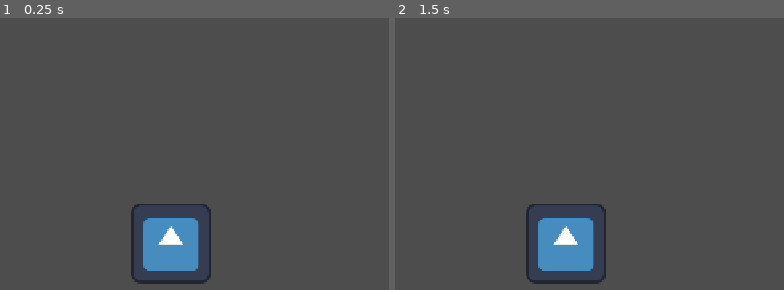
Above: before the commit, frames 1-2 (left to right).
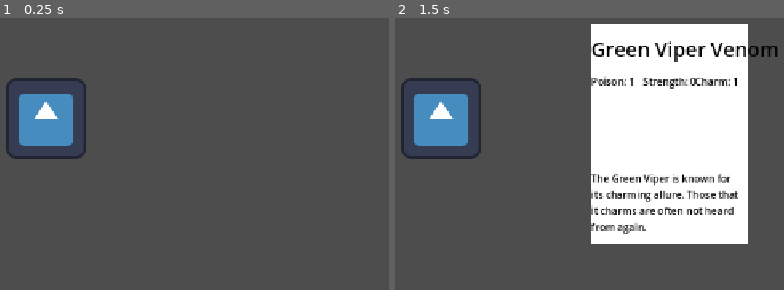
Above: after the commit, the same moments.

Repository: Novali91/Snakeeyes
Game: Godot game, scene res://09_Test/JOEYTEST.tscn
Same seed, same stepped clock (60 frames per second), same inputs: the game is played once before the commit and once after it. This scene is started directly instead of the project's main scene. The engine's default icon, where the game draws it, is replaced by a stand-in: a white triangle on a blue panel in a dark square.
Inputs (mouse positions are in pixels of both pictures, inside the frame that each line leads up to):
- Up to frame 1 (0.25 s): no input
- Up to frame 2 (1.5 s): tap Enter at 0.5 s; move the mouse to (566, 243) at 0.52 s; hold Right (right) 0.53-1.28 s; click (566, 243) at 0.67 s; tap Space at 1.25 s; hold Left (left) from 1.28 s (still down); click (566, 243) at 1.42 s

The runs differ from the first frame. In frame 1, 7.1% of the frame differs, in the area x 1-55%, y 22-98%; in frame 2, 39%, in the area x 1-99%, y 2-98%.
Error before the commit: Invalid access to property or key 'drink_name' on a base object of type 'Nil'. (res://01_Managers/05_Tooltip_Manager/tooltip.gd:102)

Commit message:
Tooltips finished for prototype

Diff:
--- a/01_Managers/05_Tooltip_Manager/tooltip.gd
+++ b/01_Managers/05_Tooltip_Manager/tooltip.gd
@@ -19,10 +19,10 @@
 
 # Math stuff
 ## Question: Does tooltip appearing over sprite seem bad? Should buffer always push it off?
-var buffer: Vector2 = Vector2(40, 40)
+var buffer: Vector2 = Vector2(40, 0)
 
 ## Set this when we get actual sprite size for the tooltip (currently placeholder)
-var sprite_size: Vector2 = Vector2(64, 128)
+var sprite_size: Vector2 = Vector2(250, 350)
 
 ## References for instantiating values:
 @onready var name_label: Label = $Name
@@ -35,7 +35,7 @@
 ## Assuming viewport size does NOT change midgame (idk if it can or not)
 @onready var viewport_size: Vector2 = get_viewport_rect().size
 
-func _physics_tick() -> void:
+func _physics_process(delta: float) -> void:
 	# Not visible means it doesn't do stuff!
 	if !is_active:
 		pass
@@ -58,16 +58,16 @@
 	match position_spot:
 		TOP_RIGHT:
 			return Vector2(viewport_position.x+mouse_position.x+buffer.x,\
-			viewport_position.y - mouse_position.y - buffer.y - sprite_size.y)
+			viewport_position.y + mouse_position.y - buffer.y - sprite_size.y)
 		TOP_LEFT:
 			return Vector2(viewport_position.x+mouse_position.x-buffer.x-sprite_size.x,\
-			viewport_position.y - mouse_position.y - buffer.y - sprite_size.y)
+			viewport_position.y + mouse_position.y - buffer.y - sprite_size.y)
 		BOTTOM_RIGHT:
 			return Vector2(viewport_position.x+mouse_position.x+buffer.x,\
-			viewport_position.y - mouse_position.y + buffer.y)
+			viewport_position.y + mouse_position.y + buffer.y)
 		BOTTOM_LEFT:
 			return Vector2(viewport_position.x+mouse_position.x-buffer.x-sprite_size.x,\
-			viewport_position.y - mouse_position.y + buffer.y)
+			viewport_position.y + mouse_position.y + buffer.y)
 
 	return Vector2.ZERO
 
@@ -76,13 +76,13 @@
 # Priority order: top right > top left > bottom right > bottom left
 func get_spot(mouse_position: Vector2) -> int:
 	if (mouse_position.x + (2*buffer.x) + sprite_size.x) <= viewport_size.x && \
-	(mouse_position.y - (2*buffer.y) - sprite_size.y) >= viewport_size.y:
+	(mouse_position.y - (buffer.y) + sprite_size.y) >= viewport_size.y:
 		return TOP_RIGHT
-	elif (mouse_position.x - (2*buffer.x) - sprite_size.x) >= viewport_size.x && \
-	(mouse_position.y - (2*buffer.y) - sprite_size.y) >= viewport_size.y:
+	elif (mouse_position.x - (2*buffer.x) - sprite_size.x) >= 0 && \
+	(mouse_position.y - (buffer.y) + sprite_size.y) >= viewport_size.y:
 		return TOP_LEFT
 	elif (mouse_position.x + (2*buffer.x) + sprite_size.x) <= viewport_size.x && \
-	(mouse_position.y + (2*buffer.y) + sprite_size.y) <= viewport_size.y:
+	(mouse_position.y + (buffer.y) - sprite_size.y) <= viewport_size.y:
 		return BOTTOM_RIGHT
 	else:
 		return BOTTOM_LEFT
@@ -90,11 +90,24 @@
 func activate() -> void:
 	is_active = true
 	tooltip_sprite.visible = true
+	name_label.visible = true
+	desc_label.visible = true
+	flavour_label.visible = true
+	poison_label.visible=true
+	strength_label.visible = true
+	charm_label.visible = true
 	pass
 
 func deactivate() -> void:
 	is_active = false
 	tooltip_sprite.visible = false
+	tooltip_sprite.visible = false
+	name_label.visible = false
+	desc_label.visible = false
+	flavour_label.visible = false
+	poison_label.visible=false
+	strength_label.visible = false
+	charm_label.visible = false
 	pass
 
 ## Used to instantiate the values in the tooltip descriptions using the drink/snake resource
--- a/01_Managers/05_Tooltip_Manager/tooltip.tscn
+++ b/01_Managers/05_Tooltip_Manager/tooltip.tscn
@@ -15,8 +15,14 @@
 font_size = 32
 font_color = Color(0, 0, 0, 1)
 
+[sub_resource type="LabelSettings" id="LabelSettings_mnr5o"]
+font_size = 20
+font_color = Color(0, 0, 0, 1)
+
+[sub_resource type="LabelSettings" id="LabelSettings_ptalj"]
+font_color = Color(0, 0, 0, 1)
+
 [sub_resource type="LabelSettings" id="LabelSettings_5gy0h"]
-font_size = 24
 font_color = Color(0, 0, 0, 1)
 
 [sub_resource type="LabelSettings" id="LabelSettings_7m7g2"]
@@ -29,11 +35,13 @@
 script = ExtResource("1_vrqg4")
 metadata/_custom_type_script = "uid://40gxy6hwhljv"
 
-[node name="Sprite2D" type="Sprite2D" parent="." unique_id=236172529]
+[node name="TooltipSprite" type="Sprite2D" parent="." unique_id=236172529]
+visible = false
 position = Vector2(125, 175)
 texture = SubResource("GradientTexture2D_o8cfu")
 
 [node name="Name" type="Label" parent="." unique_id=116263010]
+visible = false
 offset_right = 250.0
 offset_bottom = 80.0
 label_settings = SubResource("LabelSettings_8dqle")
@@ -41,30 +49,38 @@
 vertical_alignment = 1
 
 [node name="Description" type="Label" parent="." unique_id=1310774327]
+visible = false
 offset_top = 110.0
 offset_right = 250.0
 offset_bottom = 225.0
+label_settings = SubResource("LabelSettings_mnr5o")
+autowrap_mode = 3
 
 [node name="FlavourText" type="Label" parent="." unique_id=1793526735]
+visible = false
 offset_top = 235.0
 offset_right = 250.0
 offset_bottom = 350.0
+label_settings = SubResource("LabelSettings_ptalj")
+autowrap_mode = 3
 
 [node name="Poison" type="Label" parent="." unique_id=666007147]
+visible = false
 offset_top = 80.0
 offset_right = 83.0
 offset_bottom = 110.0
 label_settings = SubResource("LabelSettings_5gy0h")
 
 [node name="Strength" type="Label" parent="." unique_id=2072668975]
+visible = false
 offset_left = 83.0
 offset_top = 80.0
 offset_right = 166.0
 offset_bottom = 110.0
 label_settings = SubResource("LabelSettings_7m7g2")
-vertical_alignment = 1
 
 [node name="Charm" type="Label" parent="." unique_id=1096266287]
+visible = false
 offset_left = 166.0
 offset_top = 80.0
 offset_right = 249.0
--- a/01_Managers/05_Tooltip_Manager/tooltip_manager.gd
+++ b/01_Managers/05_Tooltip_Manager/tooltip_manager.gd
@@ -35,11 +35,22 @@
 func child_hovered(child: DeckItem) -> void:
 	all_hovered.push_back(child)
 	## Check if it's higher in scene tree than cur_hovered (or if nothing hovered)
-	## If yes, tooltip and cur_hovered, if no then no
+	if cur_hovered == null: # Need a bit more
+		cur_hovered = child
+		child.activate_tooltip()
+	all_hovered.push_back(child)
 	pass
 
 ## Need to create functionality for if hovering 2 and unhover currently selected, hover new one
 func child_unhovered(child: DeckItem) -> void:
+	if cur_hovered == child:
+		child.deactivate_tooltip()
+		## Find new cur_hovered using hovered array and what is highest in it
+		cur_hovered = null
+	for i: int in range(all_hovered.size()):
+		i -= 1
+		if all_hovered[i] == child:
+			all_hovered.remove_at(i)
 	pass
 
 func child_clicked(child: DeckItem) -> void:
--- a/02_Deck/01_Drinks/drink.tscn
+++ b/02_Deck/01_Drinks/drink.tscn
@@ -1,7 +1,7 @@
 [gd_scene format=3 uid="uid://cagc2qc6xk32s"]
 
 [ext_resource type="Script" uid="uid://d0vxlqxubniex" path="res://02_Deck/01_Drinks/drink.gd" id="1_3sv11"]
-[ext_resource type="Script" uid="uid://40gxy6hwhljv" path="res://01_Managers/05_Tooltip_Manager/tooltip.gd" id="2_kbsba"]
+[ext_resource type="PackedScene" uid="uid://eg5ukadcklbv" path="res://01_Managers/05_Tooltip_Manager/tooltip.tscn" id="2_kbsba"]
 
 [sub_resource type="RectangleShape2D" id="RectangleShape2D_kbsba"]
 
@@ -14,8 +14,4 @@
 
 [node name="DrinkSprite" type="Sprite2D" parent="." unique_id=555956909]
 
-[node name="Tooltip" type="Node2D" parent="." unique_id=1331643692]
-script = ExtResource("2_kbsba")
-metadata/_custom_type_script = "uid://40gxy6hwhljv"
-
-[node name="TooltipSprite" type="Sprite2D" parent="Tooltip" unique_id=1894668111]
+[node name="Tooltip" parent="." unique_id=1158809468 instance=ExtResource("2_kbsba")]
--- a/02_Deck/deck_item.gd
+++ b/02_Deck/deck_item.gd
@@ -24,6 +24,14 @@
 	unhovered.emit(self)
 	pass
 
+func activate_tooltip() -> void:
+	tooltip.activate()
+	pass
+
+func deactivate_tooltip() -> void:
+	tooltip.deactivate()
+	pass
+
 ## Handles drink being clicked -- Look in notes app for idea
 func _input_event(viewport: Viewport, event: InputEvent, shape_idx: int) -> void:
 	if event is InputEventMouseButton:
--- a/02_Deck/deck_item.tscn
+++ b/02_Deck/deck_item.tscn
@@ -1,17 +1,9 @@
 [gd_scene format=3 uid="uid://wn3o741u2kjl"]
 
 [ext_resource type="Script" uid="uid://4lo1g706tbqt" path="res://02_Deck/deck_item.gd" id="1_nwthn"]
-[ext_resource type="Script" uid="uid://40gxy6hwhljv" path="res://01_Managers/05_Tooltip_Manager/tooltip.gd" id="2_1bulv"]
+[ext_resource type="PackedScene" uid="uid://eg5ukadcklbv" path="res://01_Managers/05_Tooltip_Manager/tooltip.tscn" id="2_1bulv"]
 
 [sub_resource type="RectangleShape2D" id="RectangleShape2D_1bulv"]
-
-[sub_resource type="Gradient" id="Gradient_1bulv"]
-offsets = PackedFloat32Array(1)
-colors = PackedColorArray(1, 1, 1, 1)
-
-[sub_resource type="GradientTexture2D" id="GradientTexture2D_lcssj"]
-gradient = SubResource("Gradient_1bulv")
-height = 128
 
 [node name="DeckItem" type="Area2D" unique_id=142445891]
 script = ExtResource("1_nwthn")
@@ -19,10 +11,4 @@
 [node name="Hitbox" type="CollisionShape2D" parent="." unique_id=65146341]
 shape = SubResource("RectangleShape2D_1bulv")
 
-[node name="Tooltip" type="Node2D" parent="." unique_id=1682473350]
-script = ExtResource("2_1bulv")
-metadata/_custom_type_script = "uid://40gxy6hwhljv"
-
-[node name="TooltipSprite" type="Sprite2D" parent="Tooltip" unique_id=1042111328]
-position = Vector2(32, 64)
-texture = SubResource("GradientTexture2D_lcssj")
+[node name="Tooltip" parent="." unique_id=1158809468 instance=ExtResource("2_1bulv")]
--- a/09_Test/joeytest.gd
+++ b/09_Test/joeytest.gd
@@ -1,6 +1,7 @@
 extends Node2D
 
 var deckitempath = "res://02_Deck/deck_item.tscn"
+var drink_resource: DrinkResource = load("res://02_Deck/01_Drinks/01_SpecificDrinks/starting_charm_drink.tres")
 @onready var tooltip_manager = $TooltipManager
 
 func _ready() -> void:
@@ -8,12 +9,18 @@
 	var item2 = preload("res://02_Deck/01_Drinks/drink.tscn").instantiate()
 	var item3 = preload("res://02_Deck/01_Drinks/drink.tscn").instantiate()
 
+	item1.attached_drink_resource = drink_resource
+	item1.attached_drink = drink_resource.duplicate()
+	item2.attached_drink_resource = drink_resource
+	item2.attached_drink = drink_resource.duplicate()
+	item3.attached_drink_resource = drink_resource
+	item3.attached_drink = drink_resource.duplicate()
 	tooltip_manager.add_item(item1)
 	tooltip_manager.add_item(item2)
 	tooltip_manager.add_item(item3)
 
-	item1.position = Vector2(400, 500)
-	item2.position = Vector2(400, 500)
+	item1.position = Vector2(200, 300)
+	item2.position = Vector2(600, 200)
 	item3.position = Vector2(400, 500)
 
 	item1.drink_sprite.texture = preload("res://icon.svg")
